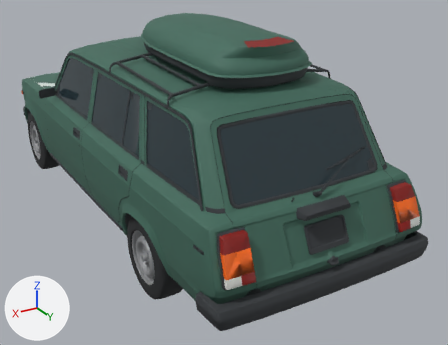
What one commit did to the glTF model public/models/gtav/vaz2104.glb.
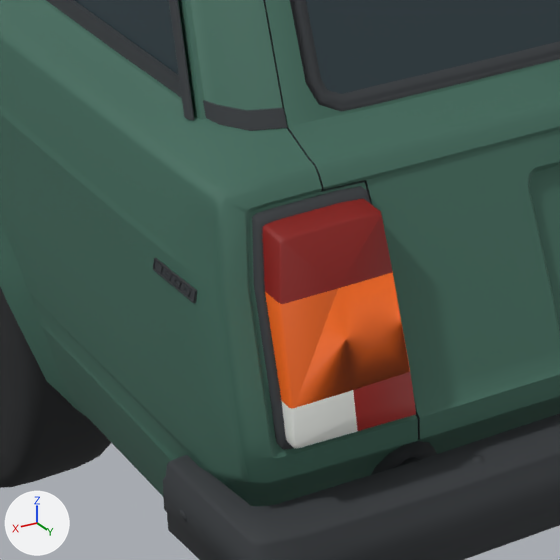
The first picture shows the older version from a camera (50 mm lens) standing at (2.21, 4.69, 1.64) and looking at (-0.26, 0.58, -0.42). The close-ups show the older and then the newer version on the part from 35% to 65% of the width and 53% to 92% of the height of that picture. Only the edits that show in the close-ups are written down. The lights are fixed; the arrows at lower left show +X, +Y and +Z. Where no turn or scale is listed for an object, it has been applied to the vertices.

Names of what the first close-up shows: 'brake_lights', 'chassis_trim', 'chassisbody', 'glass', 'interior', 'rear_blinker_left', 'reverse_lights', 'taillights', 'wheel_rl'.
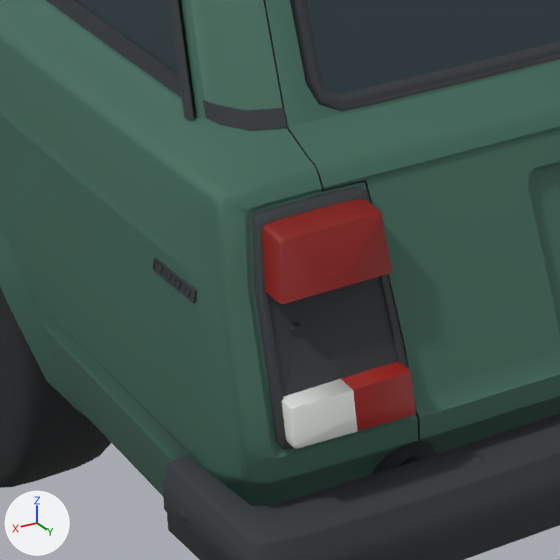
Location of each change, [x1, y1, x2, y2] in pixels of the close-ups (560 x 560 px):
'rear_blinker_left', deleted (orange): before [265, 271, 410, 408]

The edits, one by one:
Object 'rear_blinker_left' (ob_rear_blinker_left) is deleted.
